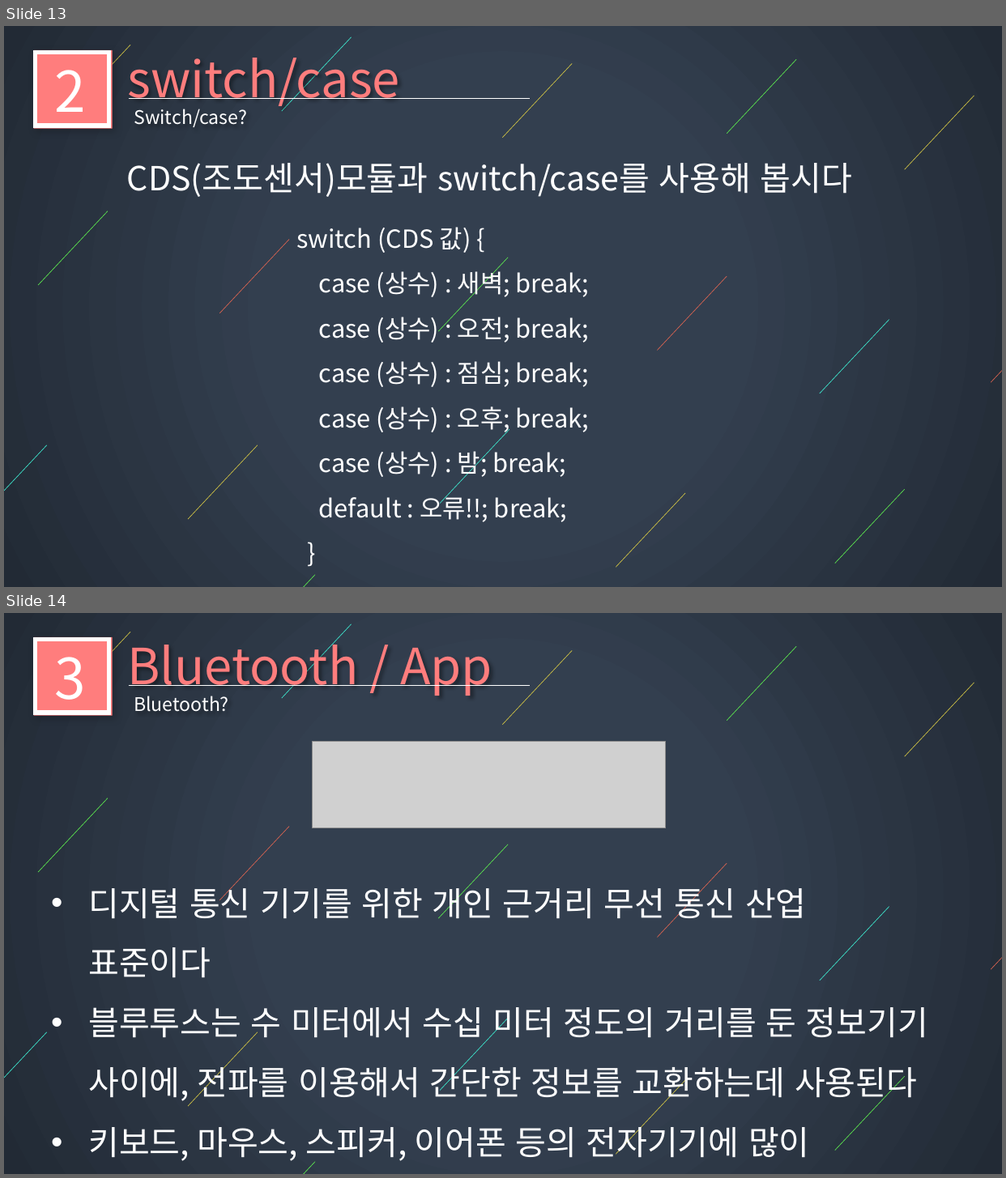
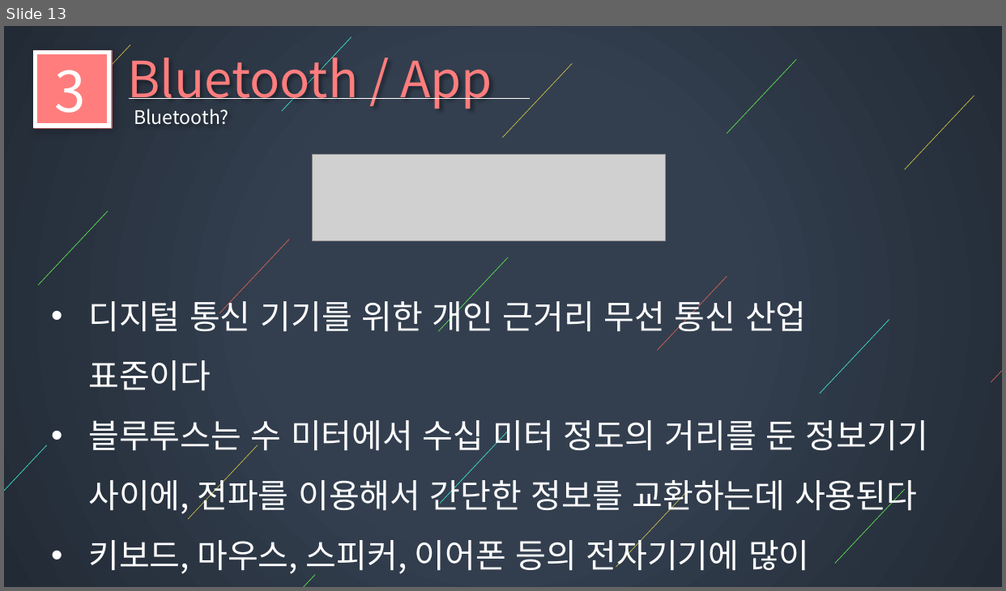
Before and after one commit to I-got-new-RC-car-bro/LecturePlan, a slide deck: lecture_plan/6차시/presentation/6차시 ppt.pptx. Shown one above the other, each under a label of ours: slides 13 and 14 before the commit, slide 13 after it. The pictures are 1006x1178 and 1006x591 pixels, drawn with LibreOffice and Linux fonts; fonts in the diff are those of the drawing; grey boxes stand for pictures; background and template pictures are left out. Boxes give left, top, right and bottom in pixels: in the first picture for what was removed or moved away, otherwise in the second. Text is boxed around its words. In the diff, an @@ line names an element or a change of style, - is before the commit and + after.

```diff
--- a/lecture_plan/6차시/presentation/6차시 ppt.pptx
+++ b/lecture_plan/6차시/presentation/6차시 ppt.pptx
@@ slide 13 removed at [4, 26, 1002, 587], background gradient #222A35 to #333F50 @@
@@ line removed from (130, 45) to (61, 119) @@
@@ text removed at [127, 46, 400, 110] @@
-switch/case
@@ line removed from (351, 37) to (282, 111) @@
@@ rectangle removed at [34, 50, 113, 129] @@
@@ rectangle removed at [36, 52, 108, 126] @@
@@ text removed at [54, 70, 85, 126] @@
-2
@@ line removed from (572, 63) to (503, 138) @@
@@ line removed from (797, 60) to (727, 134) @@
@@ line removed from (974, 96) to (905, 169) @@
@@ line removed from (128, 99) to (530, 99) @@
@@ text removed at [134, 109, 247, 127] @@
-Switch/case?
@@ text removed at [127, 163, 852, 197] @@
-CDS(조도센서)모듈과 switch/case를 사용해 봅시다
@@ line removed from (108, 211) to (39, 285) @@
@@ line removed from (289, 239) to (219, 314) @@
@@ text removed at [296, 227, 590, 523] @@
-switch (CDS 값) {
-case (상수) : 새벽; break;
-case (상수) : 오전; break;
-case (상수) : 점심; break;
-case (상수) : 오후; break;
-case (상수) : 밤; break;
-default : 오류!!; break;
-}
@@ line removed from (508, 258) to (438, 331) @@
@@ line removed from (727, 277) to (658, 350) @@
@@ line removed from (1002, 308) to (991, 382) @@
@@ line removed from (889, 319) to (820, 394) @@
@@ line removed from (509, 429) to (440, 504) @@
@@ line removed from (47, 446) to (4, 519) @@
@@ line removed from (258, 446) to (188, 519) @@
@@ line removed from (685, 493) to (616, 567) @@
@@ line removed from (905, 489) to (835, 564) @@
@@ line removed from (315, 574) to (246, 587) @@
@@ what was slide 14 is now slide 13 @@
```
Also in this commit, not shown: 8 slides changed, 2 slides added, 3 other files.
